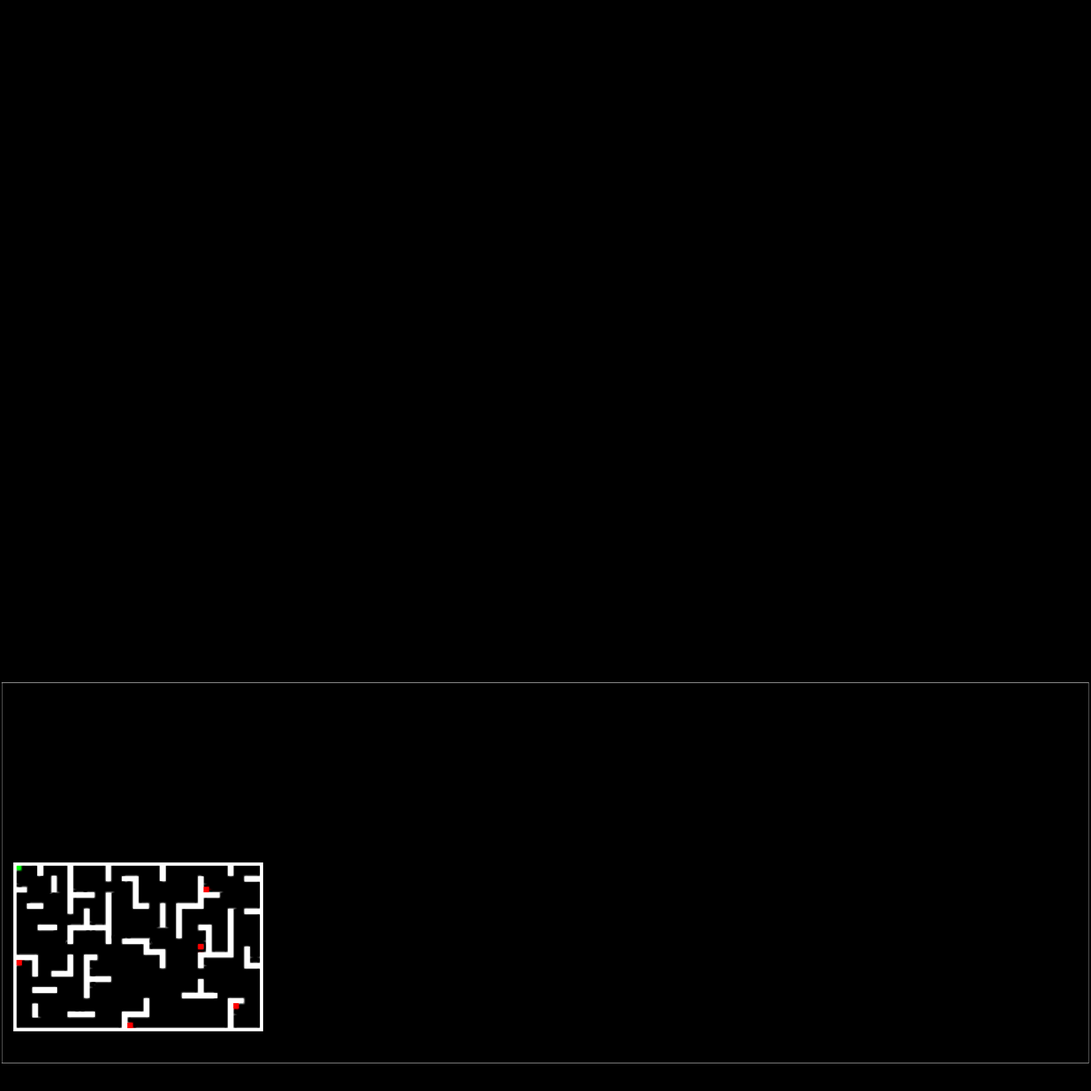
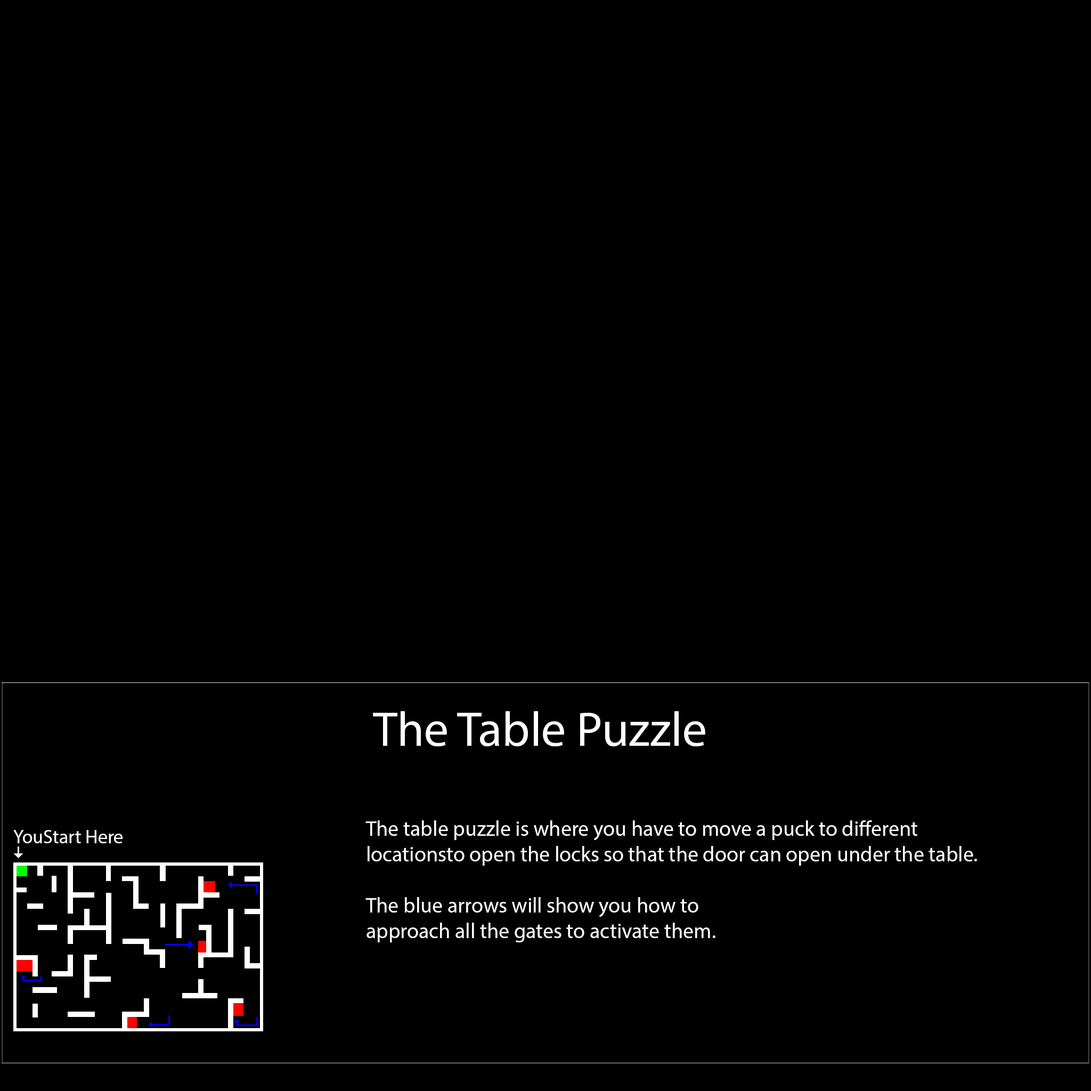
Two versions of the same layered image (1091x1091). Layer-by-layer changes:
added layer "The Table Puzzle" in group "SecondHint" over [373, 711, 706, 747]
added layer "YouStart Here" in group "SecondHint" over [13, 830, 123, 844]
added layer "The table puzzle is where you have to move a puck to different" in group "SecondHint" over [365, 820, 978, 943]
added layer "Layer 5" in group "SecondHint" over [20, 882, 258, 1029]
painted on "Layer 4" over [13, 846, 244, 1029]
painted on "Layer 3" over [16, 866, 244, 1004]
hid "Layer 2" over [16, 866, 261, 1029]
